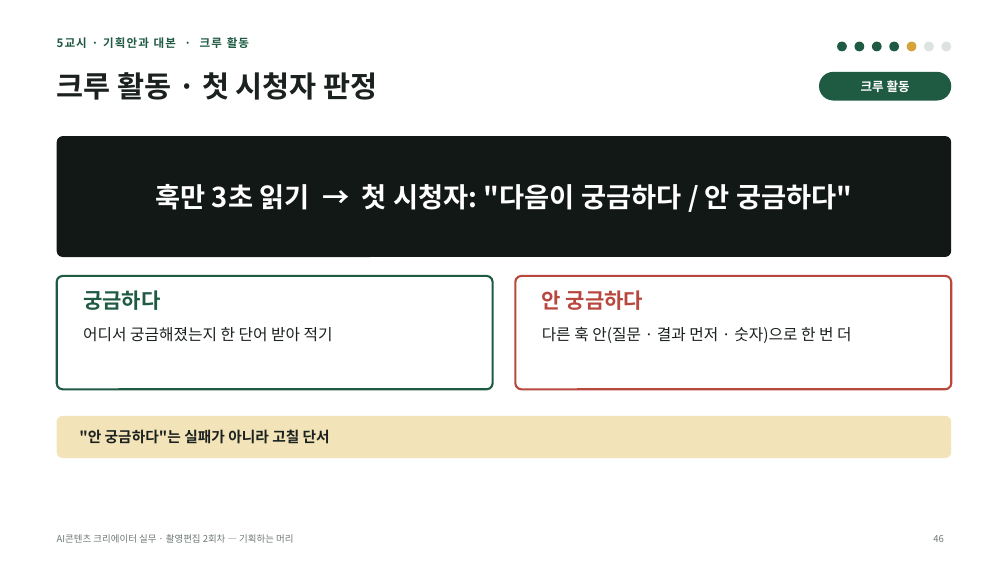
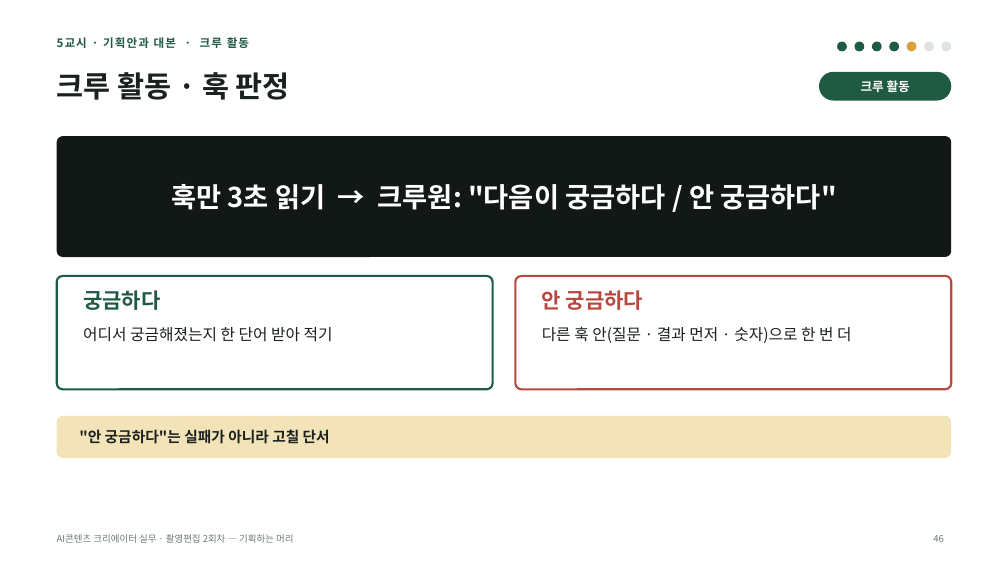
Before and after one commit to yujida/MARUBIT, a slide deck: slide 46 of lectures/02/2회차_기획하는머리_슬라이드.pptx. Drawn at 1008x567 pixels with LibreOffice and Linux fonts; fonts in the diff are those of the drawing. Boxes give left, top, right and bottom in pixels: in the first picture for what was removed or moved away, otherwise in the second. Text is boxed around its words. In the diff, an @@ line names an element or a change of style, - is before the commit and + after.

```diff
--- a/lectures/02/2회차_기획하는머리_슬라이드.pptx
+++ b/lectures/02/2회차_기획하는머리_슬라이드.pptx
@@ title at (x1=57, y1=72, x2=290, y2=100): text changed @@
-크루 활동 · 첫 시청자 판정
+크루 활동 · 훅 판정
@@ text at (x1=171, y1=184, x2=836, y2=210): text changed @@
-훅만 3초 읽기 → 첫 시청자: "다음이 궁금하다 / 안 궁금하다"
+훅만 3초 읽기 → 크루원: "다음이 궁금하다 / 안 궁금하다"
```
Also in this commit, not shown: 21 other slides changed, 2 slides added, 16 other files.
